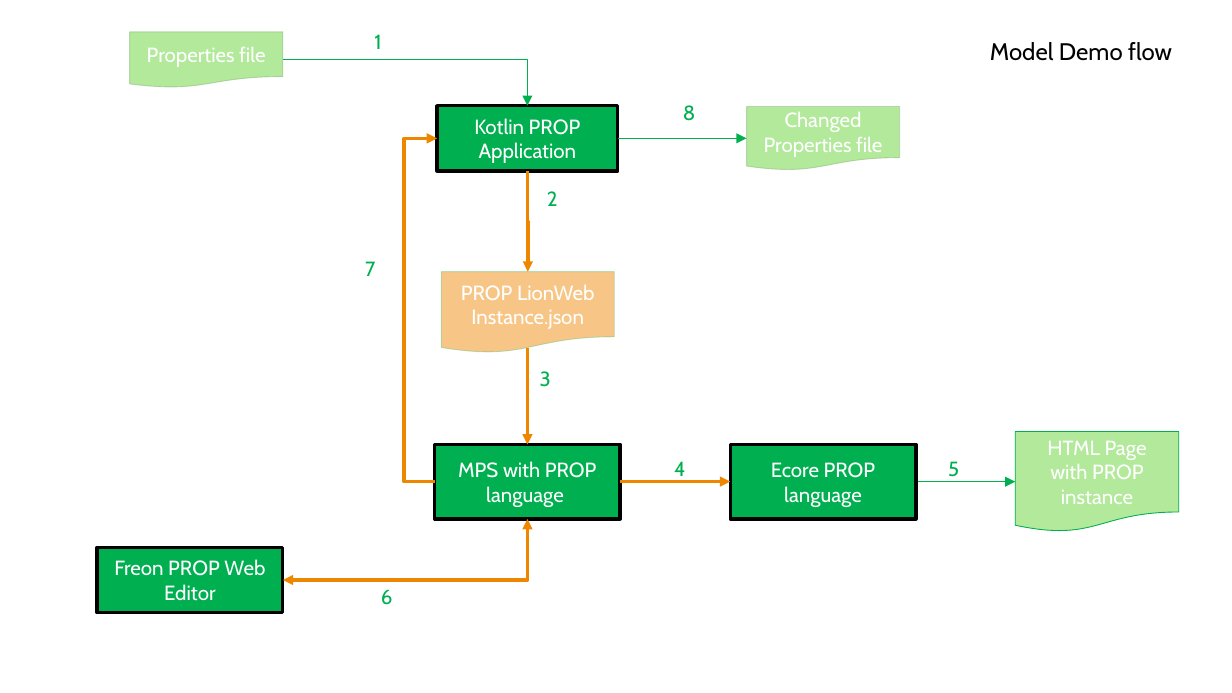
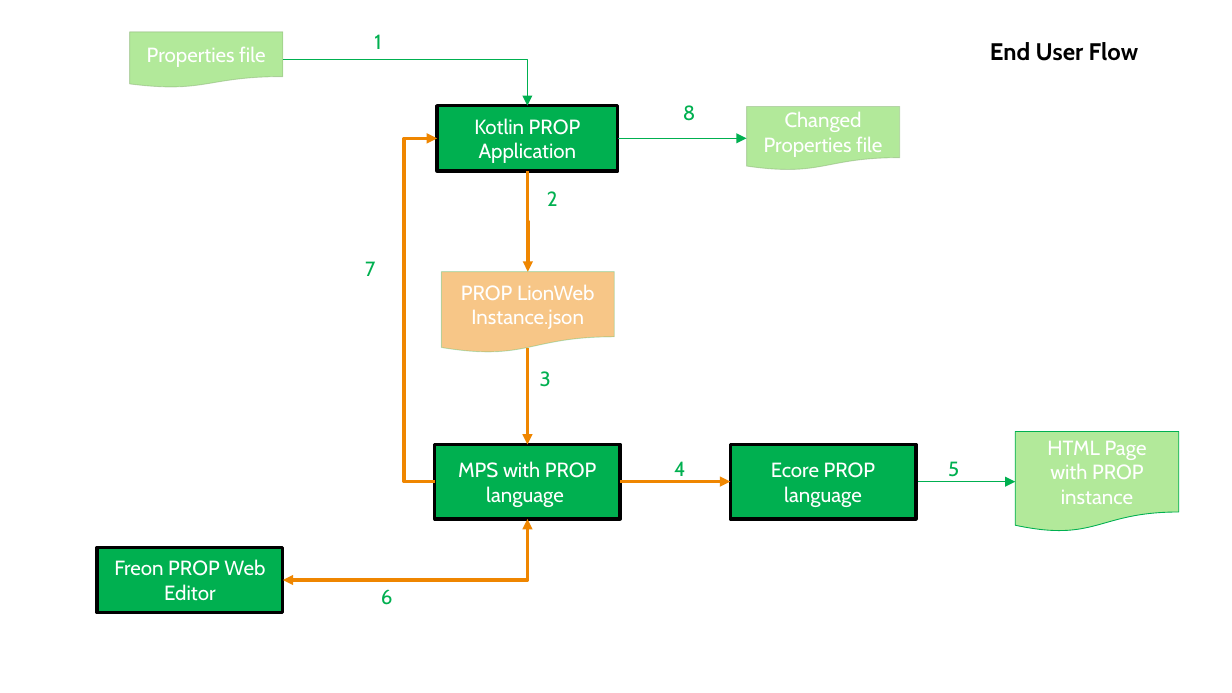
Before and after one commit to LionWeb-io/specification, a slide deck: slide 15 of resources/LangDev Talk.pptx. Drawn at 1232x693 pixels with LibreOffice and Linux fonts; fonts in the diff are those of the drawing. Boxes give left, top, right and bottom in pixels: in the first picture for what was removed or moved away, otherwise in the second. Text is boxed around its words. In the diff, an @@ line names an element or a change of style, - is before the commit and + after.

```diff
--- a/resources/LangDev Talk.pptx
+++ b/resources/LangDev Talk.pptx
@@ text at (990,42,1138,61): text changed; bold on @@
-Model Demo flow
+End User Flow
```
Also in this commit, not shown: 11 other slides changed.
